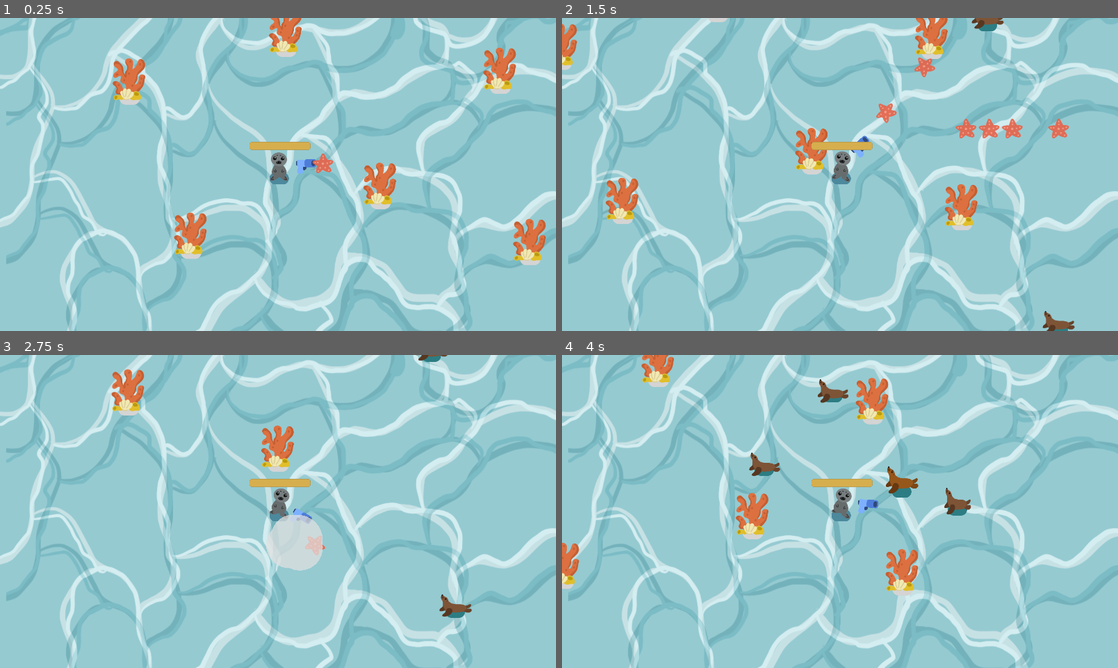
Above: before the commit, frames 1-4 (two rows, left to right).
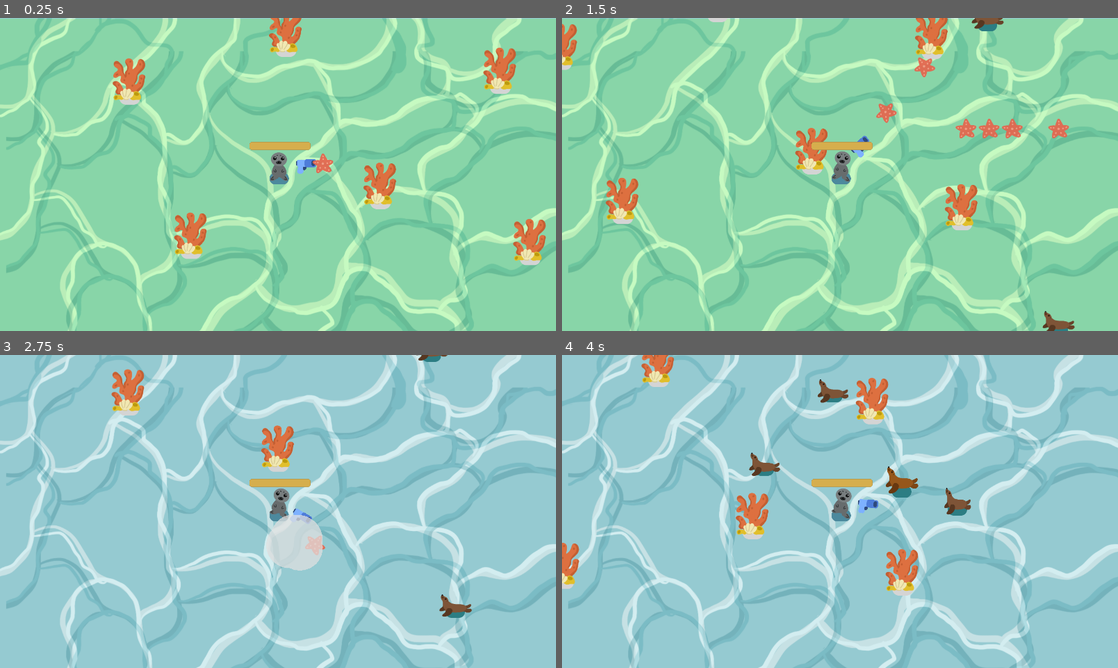
Above: after the commit, the same moments.

Repository: j-j4y/game_dev
Game: Godot game, scene res://seals_game.tscn
Two runs of this game, one before a commit and one after it. Both use one fixed random seed, a clock stepped at 60 frames per second and the inputs below.
Inputs:
- Up to frame 1 (0.25 s): no input
- Up to frame 2 (1.5 s): hold D (move_right) 0.53-1.28 s; hold S (move_down) from 1.28 s (still down)
- Up to frame 3 (2.75 s): release S (move_down) at 2.03 s; hold D (move_right) from 2.03 s (still down)
- Up to frame 4 (4 s): release D (move_right) at 2.78 s; hold W (move_up) 2.78-3.53 s; hold A (move_left) from 3.53 s (still down)

The runs differ from the first frame. In frame 1, 96% of the frame differs, in the area x 0-100%, y 0-100%; in frame 2, 95%; in frame 3, 31%; in frame 4, 31%.

Commit message:
background changes after set time!

Diff:
--- a/2d-project-assets/seals_game.gd
+++ b/2d-project-assets/seals_game.gd
@@ -15,3 +15,11 @@
 func _on_player_health_depleted() -> void:
 	%"Game Over".visible = true
 	get_tree().paused = true
+
+
+
+
+func _on_background_change_timeout() -> void:
+#	%NewBG.self_modulate = Color.RED
+	%NewBG.visible = false
+	%FirstBG.visible = true
--- a/2d-project-assets/seals_game.tscn
+++ b/2d-project-assets/seals_game.tscn
@@ -2,6 +2,7 @@
 
 [ext_resource type="PackedScene" uid="uid://c1sx7bic4uhdj" path="res://player.tscn" id="1_08gei"]
 [ext_resource type="Script" uid="uid://bfhocmnq22elm" path="res://seals_game.gd" id="1_ttf6g"]
+[ext_resource type="Texture2D" uid="uid://b1vm4rdcsij5v" path="res://trees/new_bg.png" id="2_auq32"]
 [ext_resource type="PackedScene" uid="uid://c0gpy0pye4jr6" path="res://coral.tscn" id="2_dvvpt"]
 [ext_resource type="Texture2D" uid="uid://d2rt2oa67j47m" path="res://trees/water_bg.png" id="2_ttf6g"]
 
@@ -18,17 +19,18 @@
 [node name="CanvasLayer" type="CanvasLayer" parent="." unique_id=1340089019]
 layer = -2
 
-[node name="ColorRect" type="ColorRect" parent="CanvasLayer" unique_id=266365877]
-visible = false
-offset_right = 1958.0
-offset_bottom = 1123.0
-color = Color(0.33789894, 0.7126732, 0.74489415, 1)
+[node name="FirstBG" type="TextureRect" parent="CanvasLayer" unique_id=875806458]
+unique_name_in_owner = true
+offset_right = 1962.0
+offset_bottom = 1121.0
+texture = ExtResource("2_ttf6g")
 
-[node name="TextureRect" type="TextureRect" parent="CanvasLayer" unique_id=362253776]
-offset_top = -138.0
-offset_right = 1957.0
+[node name="NewBG" type="TextureRect" parent="CanvasLayer" unique_id=362253776]
+unique_name_in_owner = true
+offset_top = 2.0
+offset_right = 1963.0
 offset_bottom = 1126.0
-texture = ExtResource("2_ttf6g")
+texture = ExtResource("2_auq32")
 
 [node name="Player" parent="." unique_id=1078944527 instance=ExtResource("1_08gei")]
 position = Vector2(798, 577)
@@ -93,5 +95,11 @@
 [node name="coral_obstacles6" parent="." unique_id=695462397 instance=ExtResource("2_dvvpt")]
 position = Vector2(286, 311)
 
+[node name="BackgroundChange" type="Timer" parent="." unique_id=689513818]
+wait_time = 2.0
+one_shot = true
+autostart = true
+
 [connection signal="health_depleted" from="Player" to="." method="_on_player_health_depleted"]
 [connection signal="timeout" from="Timer" to="." method="_on_timer_timeout"]
+[connection signal="timeout" from="BackgroundChange" to="." method="_on_background_change_timeout"]
